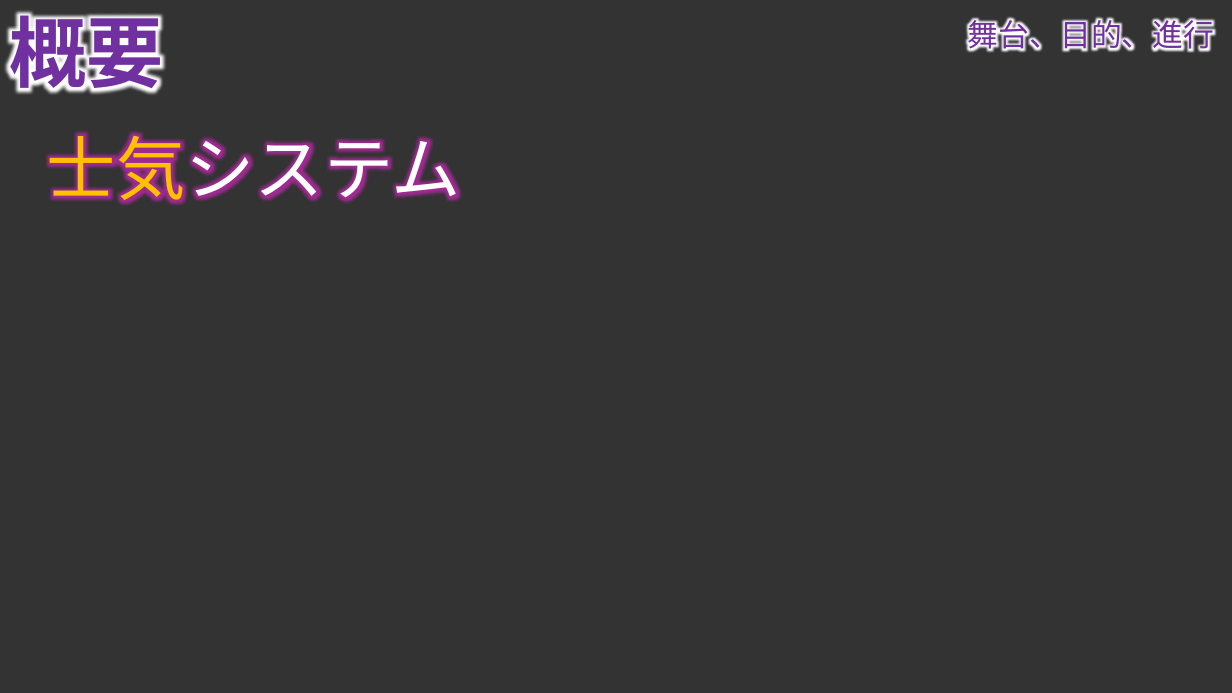
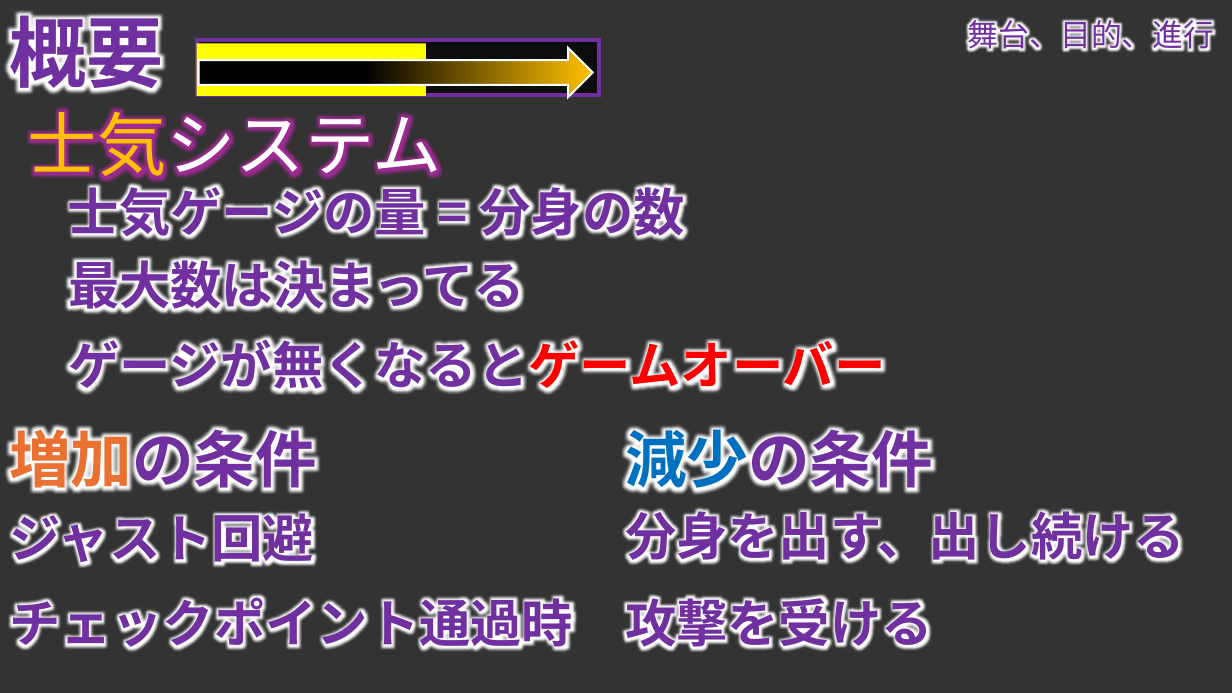
Before and after one commit to TomoyaKanazaki/TeamNinja, a slide deck: slide 5 of 98_plan/00_pptx/100_mainplan.pptx. Drawn at 1232x693 pixels with LibreOffice and Linux fonts; fonts in the diff are those of the drawing; background and template pictures are left out. Boxes give left, top, right and bottom in pixels: in the first picture for what was removed or moved away, otherwise in the second. Text is boxed around its words. In the diff, an @@ line names an element or a change of style, - is before the commit and + after.

```diff
--- a/98_plan/00_pptx/100_mainplan.pptx
+++ b/98_plan/00_pptx/100_mainplan.pptx
@@ rectangle added at <box>197,40,599,95</box>, fill #0D0D0D, outline #7030A0 3 pt @@
@@ rectangle added at <box>197,43,426,96</box>, fill #FFFF00 @@
@@ right arrow added at <box>199,48,593,98</box>, fill gradient #000000 to #FFC000, outline #FFFFFF 1.5 pt @@
@@ text "士気システム" rewrapped from <box>47,132,461,204</box> to <box>28,108,442,187</box> @@
@@ text added at <box>68,179,684,244</box>, 40 pt, text #7030A0, bold @@
+士気ゲージの量 = 分身の数
@@ text added at <box>68,252,525,317</box>, 40 pt, text #7030A0, bold @@
+最大数は決まってる
@@ text added at <box>68,335,885,395</box>, 40 pt, text #7030A0, bold @@
+ゲージが無くなるとゲームオーバー
@@ text added at <box>9,419,317,498</box>, 48 pt, text #7030A0, bold @@
+増加の条件
@@ text added at <box>625,419,933,498</box>, 48 pt, text #7030A0, bold @@
+減少の条件
@@ text added at <box>9,505,314,570</box>, 40 pt, text #7030A0, bold @@
+ジャスト回避
@@ text added at <box>625,503,1185,568</box>, 40 pt, text #7030A0, bold @@
+分身を出す、出し続ける
@@ text added at <box>9,590,573,655</box>, 40 pt, text #7030A0, bold @@
+チェックポイント通過時
@@ text added at <box>625,590,933,655</box>, 40 pt, text #7030A0, bold @@
+攻撃を受ける
```
Also in this commit, not shown: 6 other slides changed, 3 slides added, 20 other files.
